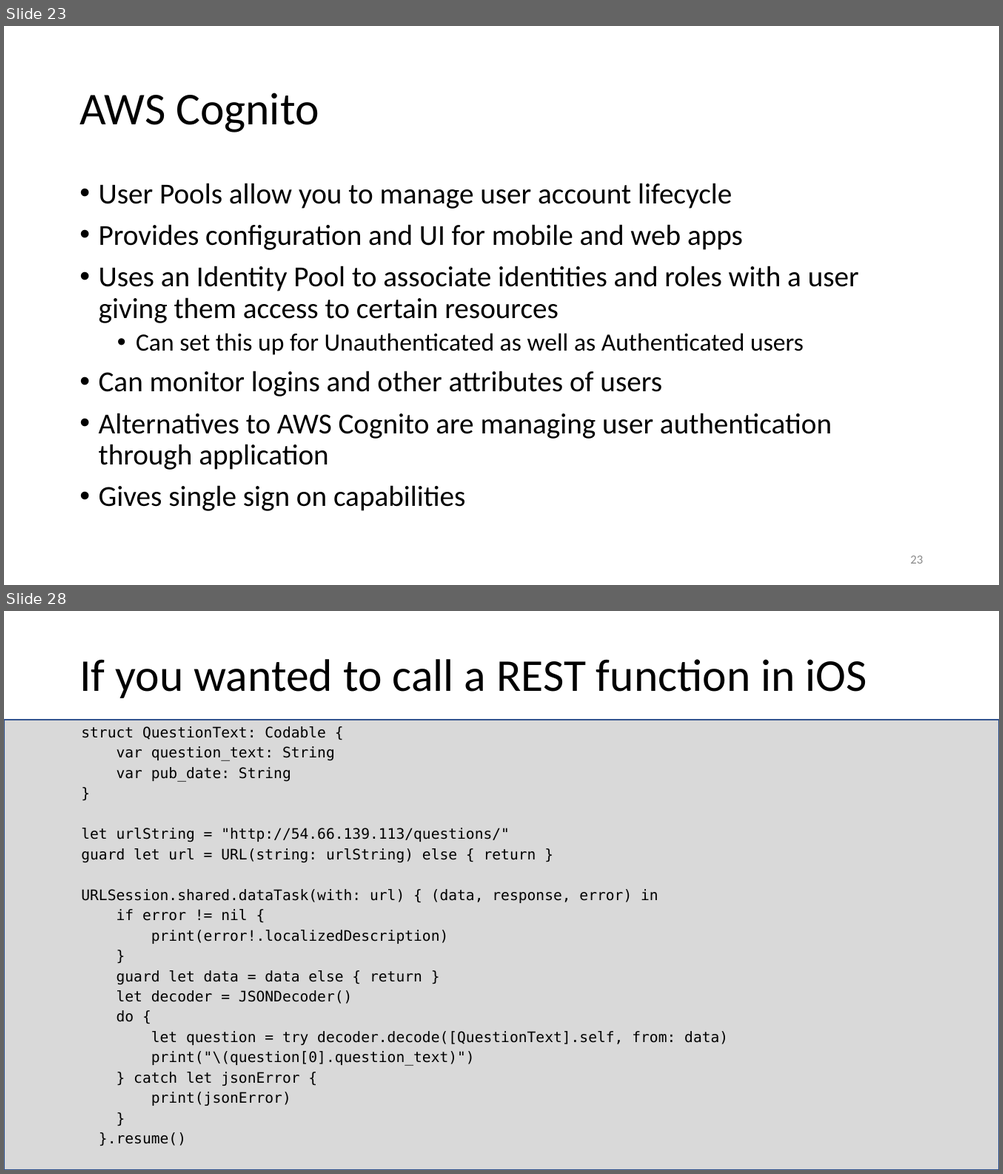
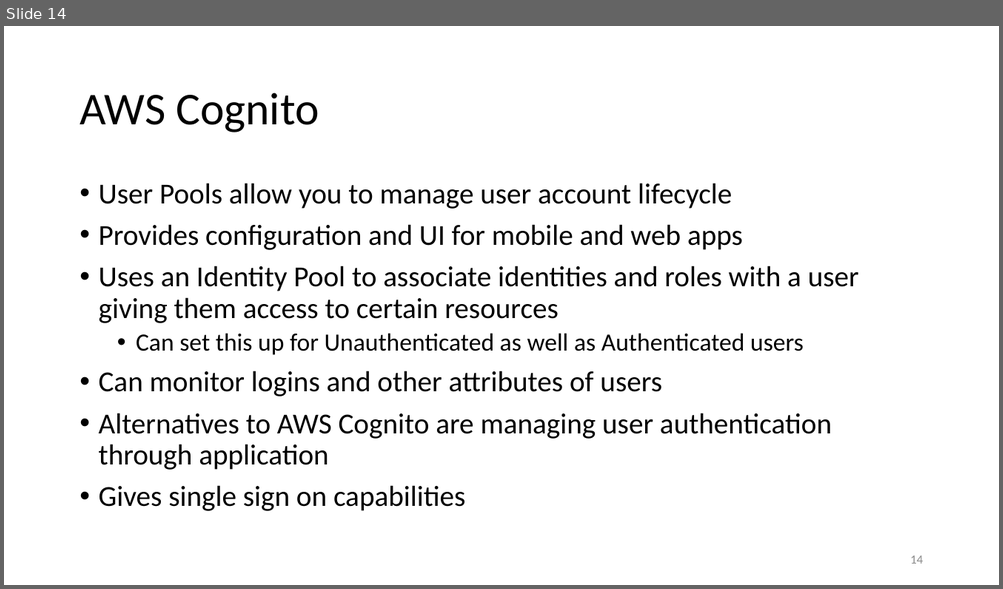
Before and after one commit to uwacsp/cits5503, a slide deck: Lectures/CITS5503EMobile.pptx. Shown one above the other, each under a label of ours: slides 23 and 28 before the commit, slide 14 after it; the slides between them are not shown. The pictures are 1003x1174 and 1003x589 pixels, drawn with LibreOffice and Linux fonts; fonts in the diff are those of the drawing. Boxes give left, top, right and bottom in pixels: in the first picture for what was removed or moved away, otherwise in the second. Text is boxed around its words. In the diff, an @@ line names an element or a change of style, - is before the commit and + after.

```diff
--- a/Lectures/CITS5503EMobile.pptx
+++ b/Lectures/CITS5503EMobile.pptx
@@ slide 28 removed at (x1=4, y1=611, x2=999, y2=1170), background #FFFFFF @@
@@ title removed at (x1=79, y1=659, x2=867, y2=698) @@
-If you wanted to call a REST function in iOS
@@ rectangle removed at (x1=4, y1=720, x2=999, y2=1170) @@
-struct QuestionText: Codable {
-var question_text: String
-var pub_date: String
-}
-let urlString = "http://54.66.139.113/questions/"
-guard let url = URL(string: urlString) else { return }
-URLSession.shared.dataTask(with: url) { (data, response, error) in
-if error != nil {
-print(error!.localizedDescription)
-}
-guard let data = data else { return }
-let decoder = JSONDecoder()
-do {
-let question = try decoder.decode([QuestionText].self, from: data)
-print("\(question[0].question_text)")
-} catch let jsonError {
-print(jsonError)
-}
-}.resume()
@@ what was slide 23 is now slide 14 @@
@@ page number at (x1=910, y1=556, x2=922, y2=564): text changed @@
-23
+14
```
Also in this commit, not shown: 13 other slides removed.
